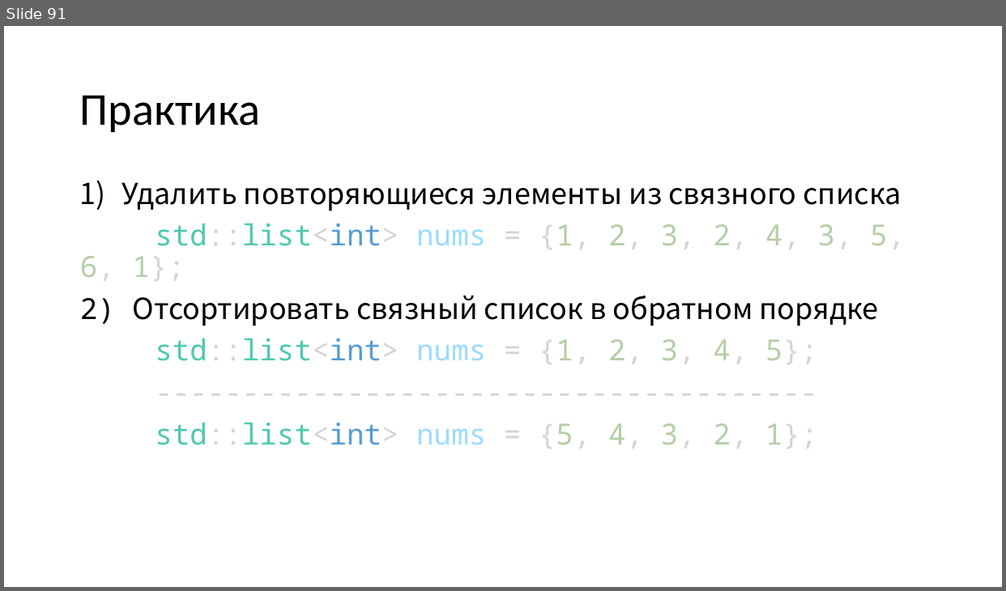
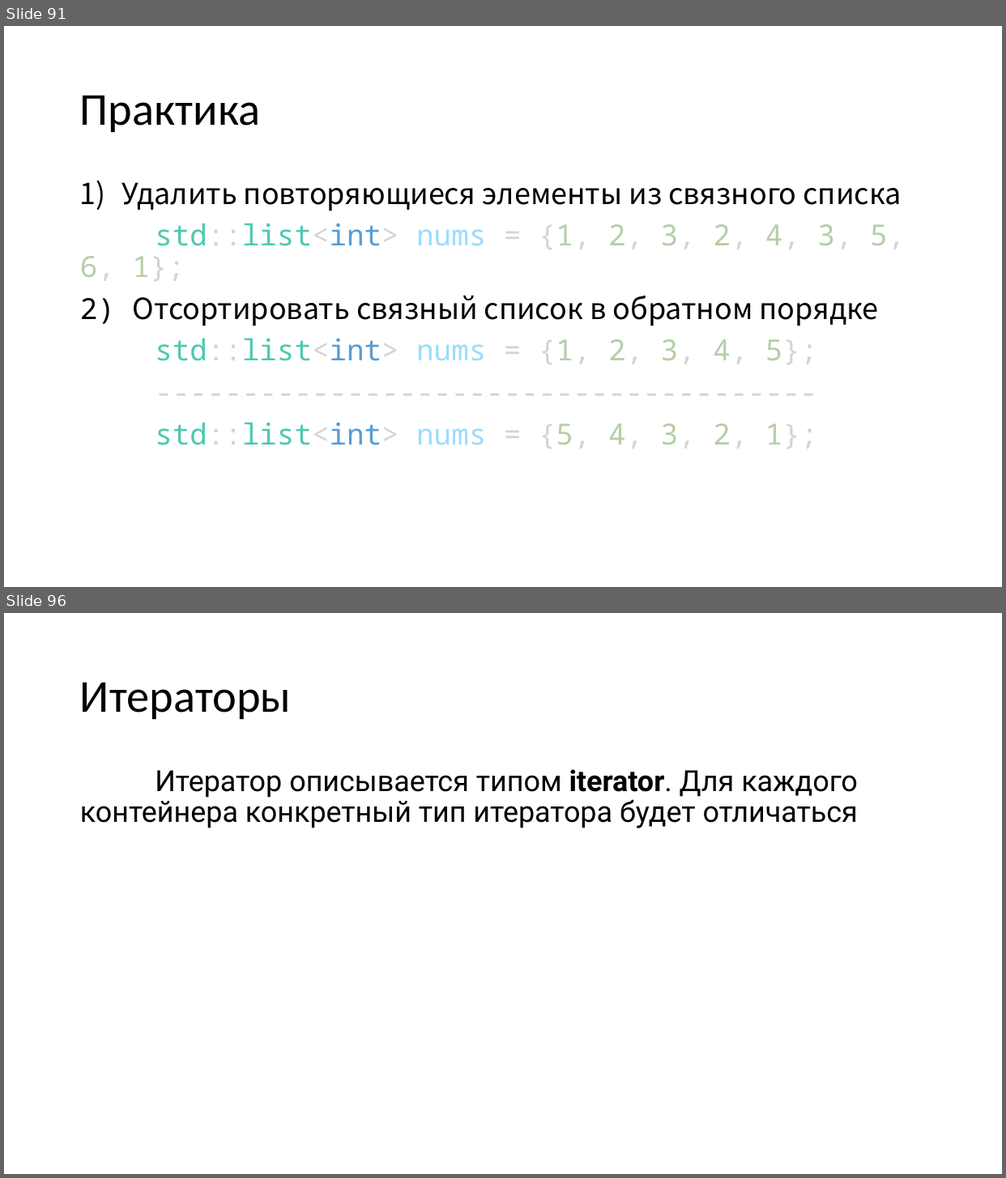
Before and after one commit to FloyzenCode/cpp-lectures, a slide deck: lecture8/lecture8.pptx. Shown one above the other, each under a label of ours: slide 91 before the commit, slides 91 and 96 after it; the slides between them are not shown. The pictures are 1006x591 and 1006x1178 pixels, drawn with LibreOffice and Linux fonts; fonts in the diff are those of the drawing. Boxes give left, top, right and bottom in pixels: in the first picture for what was removed or moved away, otherwise in the second. Text is boxed around its words. In the diff, an @@ line names an element or a change of style, - is before the commit and + after.

```diff
--- a/lecture8/lecture8.pptx
+++ b/lecture8/lecture8.pptx
@@ slide 96 added at [4, 613, 1002, 1174], background #FFFFFF @@
@@ title added at [80, 682, 291, 719], 44 pt, text #000000 @@
+Итераторы
@@ text added at [80, 769, 858, 828], 28 pt, text #000000 @@
+Итератор описывается типом iterator. Для каждого контейнера конкретный тип итератора будет отличаться
```
Also in this commit, not shown: 1 slide changed, 30 other slides added, 3 other files.
